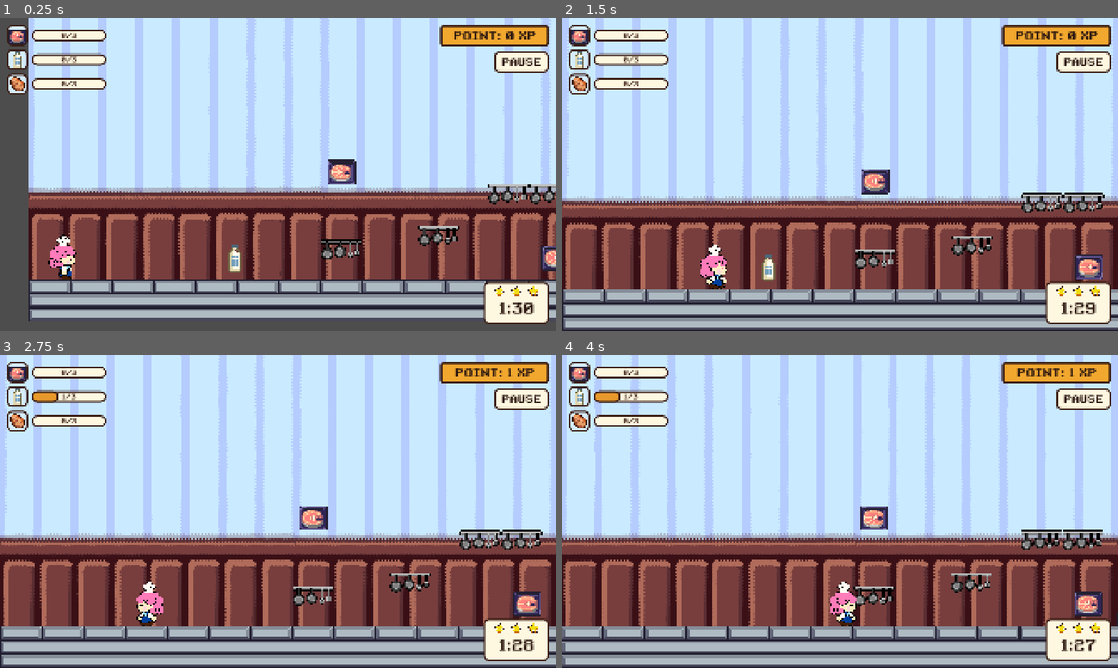
Above: before the commit, frames 1-4 (two rows, left to right).
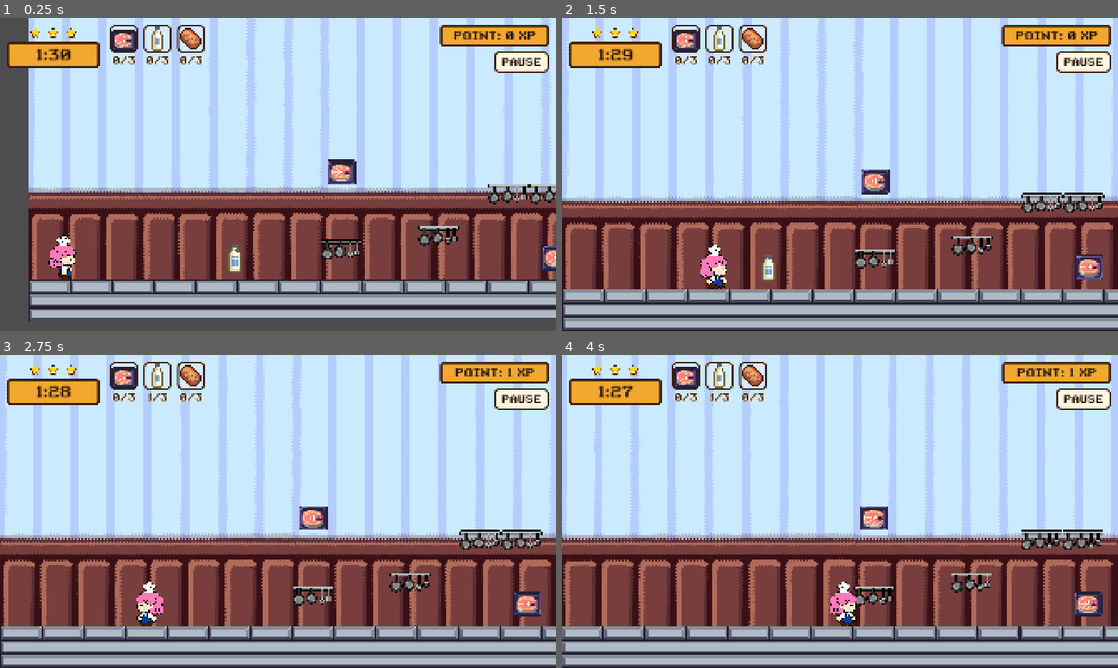
Above: after the commit, the same moments.

Repository: itspaulita/faster-chef-2
Game: Godot game, scene res://scenes/main.tscn
The game is run twice, just before and just after one commit, with the same random seed, the same clock (stepped at 60 frames per second) and the same inputs. This scene is started directly instead of the project's main scene.
Inputs (mouse positions are in pixels of both pictures, inside the frame that each line leads up to):
- Up to frame 1 (0.25 s): no input
- Up to frame 2 (1.5 s): tap Enter at 0.5 s; move the mouse to (962, 158) at 0.52 s; hold Q (grab_drop) 0.53-1.28 s; hold Right (right) from 0.53 s (still down); click (962, 158) at 0.67 s; tap E (chop) at 0.77 s; move the mouse to (728, 190) at 1.27 s; tap 0 at 1.35 s; click (728, 190) at 1.42 s
- Up to frame 3 (2.75 s): tap E (chop) at 1.52 s; move the mouse to (333, 442) at 2.02 s; release Right (right) at 2.03 s; hold Left (left) from 2.03 s (still down); tap 1 at 2.1 s; click (333, 442) at 2.17 s
- Up to frame 4 (4 s): move the mouse to (812, 574) at 2.77 s; release Left (left) at 2.78 s; hold Right (right) from 2.78 s (still down); tap 2 at 2.85 s; click (812, 574) at 2.92 s; tap E (chop) at 3.02, 3.77 s; move the mouse to (1006, 558) at 3.52 s; tap 3 at 3.6 s; click (1006, 558) at 3.67 s

The runs differ from the first frame. In frame 1, 5.7% of the frame differs, in the area x 1-99%, y 2-98%; in frame 2, 5.7%; in frame 3, 5.6%; in frame 4, 5.6%.

Commit message:
timer, ingredients HUD draft

Diff:
--- a/scenes/hud.tscn
+++ b/scenes/hud.tscn
@@ -99,88 +99,113 @@
 [node name="Hud" type="CanvasLayer" unique_id=1055163784]
 script = ExtResource("1_hud")
 
-[node name="Rows" type="VBoxContainer" parent="." unique_id=241008584]
+[node name="TopLeft" type="HBoxContainer" parent="."]
 offset_left = 24.0
 offset_top = 24.0
-theme_override_constants/separation = 12
-
-[node name="Row1" type="HBoxContainer" parent="Rows" unique_id=2035583497]
-layout_mode = 2
-theme_override_constants/separation = 12
-
-[node name="IconTile" type="PanelContainer" parent="Rows/Row1" unique_id=1087306267]
-custom_minimum_size = Vector2(72, 72)
+theme_override_constants/separation = 36
+
+[node name="TimerBox" type="VBoxContainer" parent="TopLeft"]
+visible = false
+layout_mode = 2
+theme_override_constants/separation = 6
+
+[node name="StarsRow" type="HBoxContainer" parent="TopLeft/TimerBox"]
+layout_mode = 2
+size_flags_horizontal = 4
+theme_override_constants/separation = 10
+
+[node name="TimerPanel" type="PanelContainer" parent="TopLeft/TimerBox"]
+custom_minimum_size = Vector2(320, 76)
+layout_mode = 2
+theme_override_styles/panel = SubResource("StyleBoxFlat_points")
+
+[node name="TimerLabel" type="Label" parent="TopLeft/TimerBox/TimerPanel"]
+layout_mode = 2
+theme_override_colors/font_color = Color(0.17, 0.09, 0.06, 1)
+theme_override_fonts/font = ExtResource("2_font")
+theme_override_font_sizes/font_size = 52
+text = "1:30"
+horizontal_alignment = 1
+vertical_alignment = 1
+
+[node name="Ingredients" type="HBoxContainer" parent="TopLeft"]
+layout_mode = 2
+theme_override_constants/separation = 20
+
+[node name="Slot1" type="VBoxContainer" parent="TopLeft/Ingredients"]
+layout_mode = 2
+theme_override_constants/separation = 4
+
+[node name="IconTile" type="PanelContainer" parent="TopLeft/Ingredients/Slot1"]
+custom_minimum_size = Vector2(96, 96)
 layout_mode = 2
 theme_override_styles/panel = SubResource("StyleBoxFlat_tile")
 
-[node name="Icon" type="TextureRect" parent="Rows/Row1/IconTile" unique_id=785638242]
+[node name="Icon" type="TextureRect" parent="TopLeft/Ingredients/Slot1/IconTile"]
 texture_filter = 1
 layout_mode = 2
 expand_mode = 1
 stretch_mode = 5
 
-[node name="Bar" type="ProgressBar" parent="Rows/Row1" unique_id=1150462661]
-custom_minimum_size = Vector2(260, 40)
-layout_mode = 2
-size_flags_vertical = 4
+[node name="CountLabel" type="Label" parent="TopLeft/Ingredients/Slot1"]
+layout_mode = 2
 theme_override_colors/font_color = Color(0.23, 0.12, 0.08, 1)
-theme_override_fonts/font = ExtResource("2_font")
-theme_override_font_sizes/font_size = 24
-theme_override_styles/background = SubResource("StyleBoxFlat_bar_bg")
-theme_override_styles/fill = SubResource("StyleBoxFlat_bar_fill")
-step = 0.0
-
-[node name="Row2" type="HBoxContainer" parent="Rows" unique_id=940286467]
-layout_mode = 2
-theme_override_constants/separation = 12
-
-[node name="IconTile" type="PanelContainer" parent="Rows/Row2" unique_id=2027988345]
-custom_minimum_size = Vector2(72, 72)
+theme_override_colors/font_outline_color = Color(1, 0.97, 0.88, 1)
+theme_override_constants/outline_size = 10
+theme_override_fonts/font = ExtResource("2_font")
+theme_override_font_sizes/font_size = 34
+text = "0/3"
+horizontal_alignment = 1
+
+[node name="Slot2" type="VBoxContainer" parent="TopLeft/Ingredients"]
+layout_mode = 2
+theme_override_constants/separation = 4
+
+[node name="IconTile" type="PanelContainer" parent="TopLeft/Ingredients/Slot2"]
+custom_minimum_size = Vector2(96, 96)
 layout_mode = 2
 theme_override_styles/panel = SubResource("StyleBoxFlat_tile")
 
-[node name="Icon" type="TextureRect" parent="Rows/Row2/IconTile" unique_id=1508283991]
+[node name="Icon" type="TextureRect" parent="TopLeft/Ingredients/Slot2/IconTile"]
 texture_filter = 1
 layout_mode = 2
 expand_mode = 1
 stretch_mode = 5
 
-[node name="Bar" type="ProgressBar" parent="Rows/Row2" unique_id=2104432464]
-custom_minimum_size = Vector2(260, 40)
-layout_mode = 2
-size_flags_vertical = 4
+[node name="CountLabel" type="Label" parent="TopLeft/Ingredients/Slot2"]
+layout_mode = 2
 theme_override_colors/font_color = Color(0.23, 0.12, 0.08, 1)
-theme_override_fonts/font = ExtResource("2_font")
-theme_override_font_sizes/font_size = 24
-theme_override_styles/background = SubResource("StyleBoxFlat_bar_bg")
-theme_override_styles/fill = SubResource("StyleBoxFlat_bar_fill")
-step = 0.0
-
-[node name="Row3" type="HBoxContainer" parent="Rows" unique_id=22366069]
-layout_mode = 2
-theme_override_constants/separation = 12
-
-[node name="IconTile" type="PanelContainer" parent="Rows/Row3" unique_id=269812456]
-custom_minimum_size = Vector2(72, 72)
+theme_override_colors/font_outline_color = Color(1, 0.97, 0.88, 1)
+theme_override_constants/outline_size = 10
+theme_override_fonts/font = ExtResource("2_font")
+theme_override_font_sizes/font_size = 34
+text = "0/3"
+horizontal_alignment = 1
+
+[node name="Slot3" type="VBoxContainer" parent="TopLeft/Ingredients"]
+layout_mode = 2
+theme_override_constants/separation = 4
+
+[node name="IconTile" type="PanelContainer" parent="TopLeft/Ingredients/Slot3"]
+custom_minimum_size = Vector2(96, 96)
 layout_mode = 2
 theme_override_styles/panel = SubResource("StyleBoxFlat_tile")
 
-[node name="Icon" type="TextureRect" parent="Rows/Row3/IconTile" unique_id=122827734]
+[node name="Icon" type="TextureRect" parent="TopLeft/Ingredients/Slot3/IconTile"]
 texture_filter = 1
 layout_mode = 2
 expand_mode = 1
 stretch_mode = 5
 
-[node name="Bar" type="ProgressBar" parent="Rows/Row3" unique_id=543786919]
-custom_minimum_size = Vector2(260, 40)
-layout_mode = 2
-size_flags_vertical = 4
+[node name="CountLabel" type="Label" parent="TopLeft/Ingredients/Slot3"]
+layout_mode = 2
 theme_override_colors/font_color = Color(0.23, 0.12, 0.08, 1)
-theme_override_fonts/font = ExtResource("2_font")
-theme_override_font_sizes/font_size = 24
-theme_override_styles/background = SubResource("StyleBoxFlat_bar_bg")
-theme_override_styles/fill = SubResource("StyleBoxFlat_bar_fill")
-step = 0.0
+theme_override_colors/font_outline_color = Color(1, 0.97, 0.88, 1)
+theme_override_constants/outline_size = 10
+theme_override_fonts/font = ExtResource("2_font")
+theme_override_font_sizes/font_size = 34
+text = "0/3"
+horizontal_alignment = 1
 
 [node name="PointsPanel" type="PanelContainer" parent="." unique_id=2095658903]
 anchors_preset = 1
@@ -223,37 +248,4 @@
 theme_override_styles/focus = SubResource("StyleBoxFlat_pause_hover")
 text = "PAUSE"
 
-[node name="TimerPanel" type="PanelContainer" parent="."]
-visible = false
-anchors_preset = 3
-anchor_left = 1.0
-anchor_top = 1.0
-anchor_right = 1.0
-anchor_bottom = 1.0
-offset_left = -250.0
-offset_top = -170.0
-offset_right = -24.0
-offset_bottom = -24.0
-grow_horizontal = 0
-grow_vertical = 0
-theme_override_styles/panel = SubResource("StyleBoxFlat_pause")
-
-[node name="Box" type="VBoxContainer" parent="TimerPanel"]
-layout_mode = 2
-theme_override_constants/separation = 0
-
-[node name="StarsRow" type="HBoxContainer" parent="TimerPanel/Box"]
-layout_mode = 2
-size_flags_horizontal = 4
-theme_override_constants/separation = 6
-
-[node name="TimerLabel" type="Label" parent="TimerPanel/Box"]
-layout_mode = 2
-theme_override_colors/font_color = Color(0.17, 0.09, 0.06, 1)
-theme_override_fonts/font = ExtResource("2_font")
-theme_override_font_sizes/font_size = 52
-text = "1:30"
-horizontal_alignment = 1
-vertical_alignment = 1
-
 [node name="PauseMenu" parent="." unique_id=907171405 instance=ExtResource("3_pause")]
--- a/scenes/notifications.tscn
+++ b/scenes/notifications.tscn
@@ -36,7 +36,7 @@
 anchor_left = 0.5
 anchor_right = 0.5
 offset_left = -600.0
-offset_top = 24.0
+offset_top = 176.0
 offset_right = 600.0
 grow_horizontal = 2
 theme = SubResource("Theme_toast")
--- a/scripts/hud.gd
+++ b/scripts/hud.gd
@@ -1,7 +1,7 @@
 class_name Hud
 extends CanvasLayer
-## HUD: three ingredient progress bars with icons ("have/goal" count inside the bar) on the top left,
-## the points counter on the top right, and the Phase 1 countdown on the bottom right.
+## HUD, top left: the phase timer with its stars above it, and one tile per ingredient with
+## the "have/goal" count under it. Top right: the points counter and the pause button.
 
 ## A star was lost to the clock; `stars_left` is what remains.
 signal star_lost(stars_left: int)
@@ -9,7 +9,7 @@
 signal timed_out
 
 const TIMER_NORMAL := Color(0.17, 0.09, 0.06, 1)
-const TIMER_WARNING := Color(0.85, 0.15, 0.1, 1)
+const TIMER_WARNING := Color(0.6, 0.04, 0.04, 1)
 
 const ICON_SIZE := 32
 ## Frames on "ingredients 32x32.png" (6 columns x 2 rows, row-major):
@@ -21,34 +21,33 @@
 var phase_timer := PhaseTimer.new()
 var star_icons: Array[StarIcon] = []
 
-var _full_style: StyleBoxFlat
-var _normal_style: StyleBox
+var _full_tile_style: StyleBoxFlat
+var _normal_tile_style: StyleBox
 
 @onready var points_panel: PanelContainer = $PointsPanel
 @onready var points_label: Label = $PointsPanel/PointsLabel
 @onready var pause_menu: PauseMenu = $PauseMenu
-@onready var timer_panel: PanelContainer = $TimerPanel
-@onready var timer_label: Label = $TimerPanel/Box/TimerLabel
-@onready var stars_row: HBoxContainer = $TimerPanel/Box/StarsRow
+@onready var timer_panel: Control = $TopLeft/TimerBox
+@onready var timer_label: Label = $TopLeft/TimerBox/TimerPanel/TimerLabel
+@onready var stars_row: HBoxContainer = $TopLeft/TimerBox/StarsRow
 @onready var rows: Array[Node] = [
-	$Rows/Row1,
-	$Rows/Row2,
-	$Rows/Row3,
+	$TopLeft/Ingredients/Slot1,
+	$TopLeft/Ingredients/Slot2,
+	$TopLeft/Ingredients/Slot3,
 ]
 @onready var sheet: Texture2D = preload("res://assets/images/food/ingredients 32x32.png")
 
 
 func _ready() -> void:
-	_normal_style = rows[0].get_node("Bar").get_theme_stylebox("fill")
-	_full_style = _normal_style.duplicate()
-	_full_style.bg_color = Color(0.2, 0.65, 0.3)
+	_normal_tile_style = rows[0].get_node("IconTile").get_theme_stylebox("panel")
+	_full_tile_style = _normal_tile_style.duplicate()
+	_full_tile_style.bg_color = Color(0.7, 0.92, 0.7)
 	for i in rows.size():
 		var icon := AtlasTexture.new()
 		icon.atlas = sheet
 		var frame := ingredient_frames[i]
 		icon.region = Rect2((frame % 6) * ICON_SIZE, (frame / 6) * ICON_SIZE, ICON_SIZE, ICON_SIZE)
 		rows[i].get_node("IconTile/Icon").texture = icon
-		_setup_count_label(rows[i].get_node("Bar"))
 		set_ingredient(i, 0, false)
 	set_points(0, false)
 	$PauseButton.pressed.connect(pause_menu.open)
@@ -62,32 +61,19 @@
 		star_icons.append(star)
 
 
-## Replaces the bar's built-in percentage with a centered "have/goal" label.
-func _setup_count_label(bar: ProgressBar) -> void:
-	bar.show_percentage = false
-	var label := Label.new()
-	label.name = "CountLabel"
-	label.set_anchors_preset(Control.PRESET_FULL_RECT)
-	label.horizontal_alignment = HORIZONTAL_ALIGNMENT_CENTER
-	label.vertical_alignment = VERTICAL_ALIGNMENT_CENTER
-	label.mouse_filter = Control.MOUSE_FILTER_IGNORE
-	label.add_theme_font_override("font", bar.get_theme_font("font"))
-	label.add_theme_font_size_override("font_size", 24)
-	label.add_theme_color_override("font_color", Color(0.23, 0.12, 0.08, 1))
-	bar.add_child(label)
-
-
 ## Sets how many of ingredient `index` (0-2) have been collected.
 func set_ingredient(index: int, count: int, animate := true) -> void:
 	var goal := ingredient_goals[index]
-	var bar: ProgressBar = rows[index].get_node("Bar")
-	bar.max_value = goal
-	(bar.get_node("CountLabel") as Label).text = "%d/%d" % [count, goal]
+	var slot := rows[index]
+	var label: Label = slot.get_node("CountLabel")
+	var tile: PanelContainer = slot.get_node("IconTile")
+	label.text = "%d/%d" % [count, goal]
+	var full := count >= goal
+	tile.add_theme_stylebox_override("panel", _full_tile_style if full else _normal_tile_style)
 	if animate:
-		create_tween().tween_property(bar, "value", minf(count, goal), 0.2)
-	else:
-		bar.value = minf(count, goal)
-	bar.add_theme_stylebox_override("fill", _full_style if count >= goal else _normal_style)
+		tile.pivot_offset = tile.size / 2.0
+		create_tween().tween_property(tile, "scale", Vector2.ONE, 0.2) \
+				.from(Vector2(1.15, 1.15)).set_trans(Tween.TRANS_BACK).set_ease(Tween.EASE_OUT)
 
 
 func set_points(value: int, animate := true) -> void:
